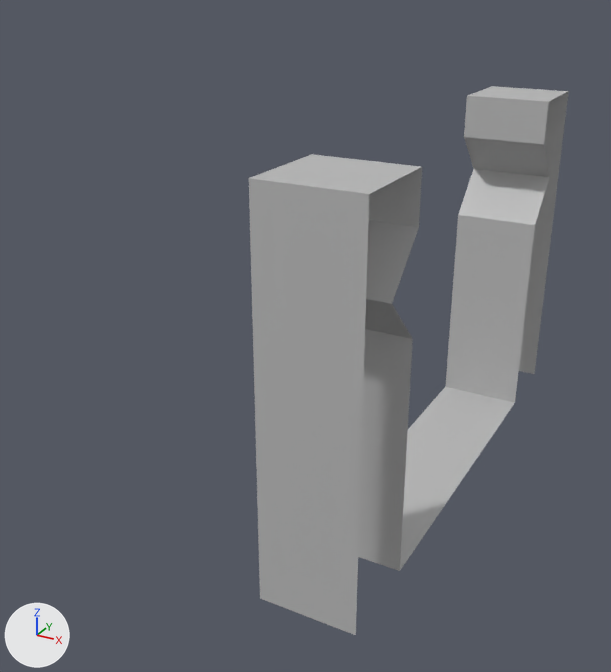
One commit to the FBX model SpacePiratesProject/Assets/Art/Jordan/ModularAssets/SM_DoorFrame1x6.fbx: the scene before it, then after it.
Camera for both pictures: a camera (50 mm lens) standing at (6.35, -10.78, 3.51) and looking at (2.59, -3.94, 0.09). Every picture has the same lights, and +X, +Y and +Z are marked at lower left. Where no turn or scale is listed for an object, it has been applied to the vertices.

In view in the first picture: 'SM_DoorFrame1x6'.
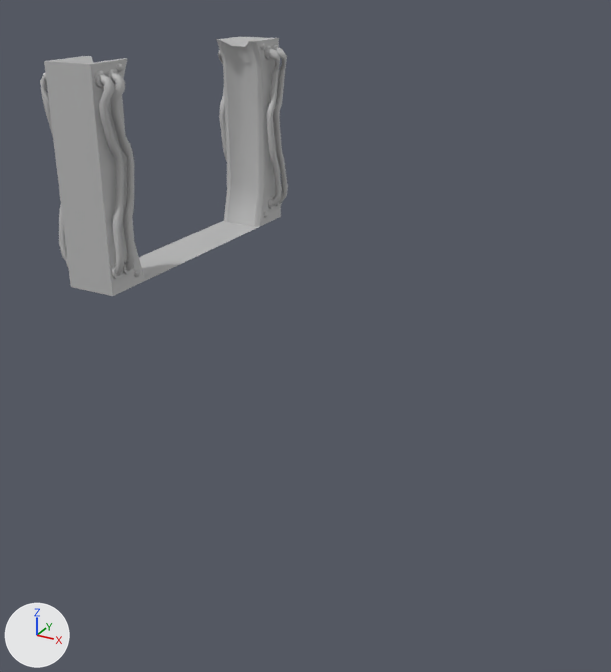
Changed parts and their boxes (x1, y1, x2, y2) in the pictures (611 x 672 px):
```json
{"object": "SM_DoorFrame1x6", "change": "reshaped, moved", "before": [249, 86, 569, 635], "after": [40, 36, 288, 296], "on screen": "22% narrower, 53% shorter"}
{"part": 1, "of": "me_mesh", "change": "added", "after": [268, 197, 275, 209]}
{"part": 2, "of": "me_mesh", "change": "added", "after": [264, 46, 272, 59]}
{"part": 3, "of": "me_mesh", "change": "added", "after": [123, 260, 134, 274]}
{"part": 4, "of": "me_mesh", "change": "added", "after": [111, 264, 124, 279]}
{"part": 5, "of": "me_mesh", "change": "added", "after": [107, 69, 119, 86]}
{"part": 6, "of": "me_mesh", "change": "added", "after": [94, 71, 108, 88]}
{"part": 7, "of": "me_mesh", "change": "built on", "before": [250, 86, 568, 571], "after": [40, 36, 288, 296]}
```

The change, as JSON lines over the scene's bpy script:
```json
{"op": "add", "block": "mat_lambert2", "code": ["mat_lambert2 = principled_material('lambert2')", "mat_lambert2.base_color = (0.5, 0.5, 0.5)  # grey #bcbcbc"]}
{"block": "me_mesh", "where": "# used by ob_sm_doorframe1x6; location = (4.8, -3.52, 0.0)"}
{"op": "remove", "block": "me_mesh", "code": "me_mesh.from_pydata(...)  # 28 vertices, 26 faces; spans x -0.64..0.0, y -3.84..0.0, z 0.0..2.56"}
{"op": "add", "block": "me_mesh", "code": "me_mesh.from_pydata(...)  # 1569 vertices, 2895 faces; spans x -0.82..0.18, y -3.84..0.0, z 0.0..2.56"}
{"block": "me_mesh", "change": "me_mesh part 1: a new loose piece, a 10-sided cylinder along x spanning x -0.03..0.038, y -0.366..-0.199, z 0.187..0.363, in mat_lambert1 (grey #bcbcbc)"}
{"block": "me_mesh", "change": "me_mesh part 2: a new loose piece, a 10-sided cylinder along x spanning x -0.03..0.038, y -0.396..-0.229, z 2.309..2.484, in mat_lambert1 (grey #bcbcbc)"}
{"block": "me_mesh", "change": "me_mesh part 3: a new loose piece, a 10-sided cylinder along x spanning x -0.03..0.038, y -3.641..-3.474, z 0.187..0.363, in mat_lambert1 (grey #bcbcbc)"}
{"block": "me_mesh", "change": "me_mesh part 4: a new loose piece, a 10-sided cylinder along x spanning x -0.03..0.038, y -3.824..-3.658, z 0.187..0.363, in mat_lambert1 (grey #bcbcbc)"}
{"block": "me_mesh", "change": "me_mesh part 5: a new loose piece, a 10-sided cylinder along x spanning x -0.03..0.038, y -3.611..-3.444, z 2.309..2.484, in mat_lambert1 (grey #bcbcbc)"}
{"block": "me_mesh", "change": "me_mesh part 6: a new loose piece, a 10-sided cylinder along x spanning x -0.03..0.038, y -3.794..-3.627, z 2.309..2.484, in mat_lambert1 (grey #bcbcbc)"}
{"block": "me_mesh", "change": "me_mesh part 7: 20 vertices removed from x -0.64..0.0, y -3.52..-0.32, z 0.0..2.56; 1209 vertices added at x -0.82..0.18, y -3.84..0.0, z 0.0..2.56"}
{"block": "me_mesh", "change": "me_mesh part 8: the surface is now shaded smooth"}
{"op": "add", "block": "me_mesh", "code": "me_mesh.materials.append(mat_lambert2)  # grey #bcbcbc"}
{"op": "set", "path": "ob_sm_doorframe1x6.location", "old": "(4.8, -3.52, 0.0)", "new": "(0.0, 0.0, 0.0)"}
```
